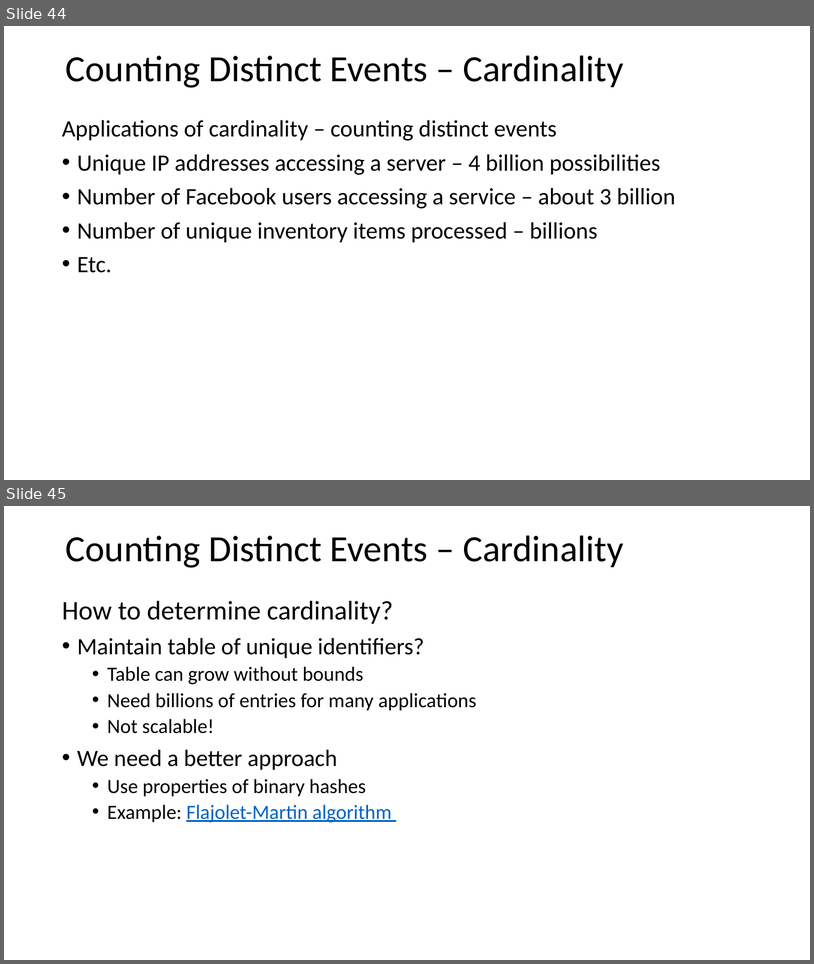
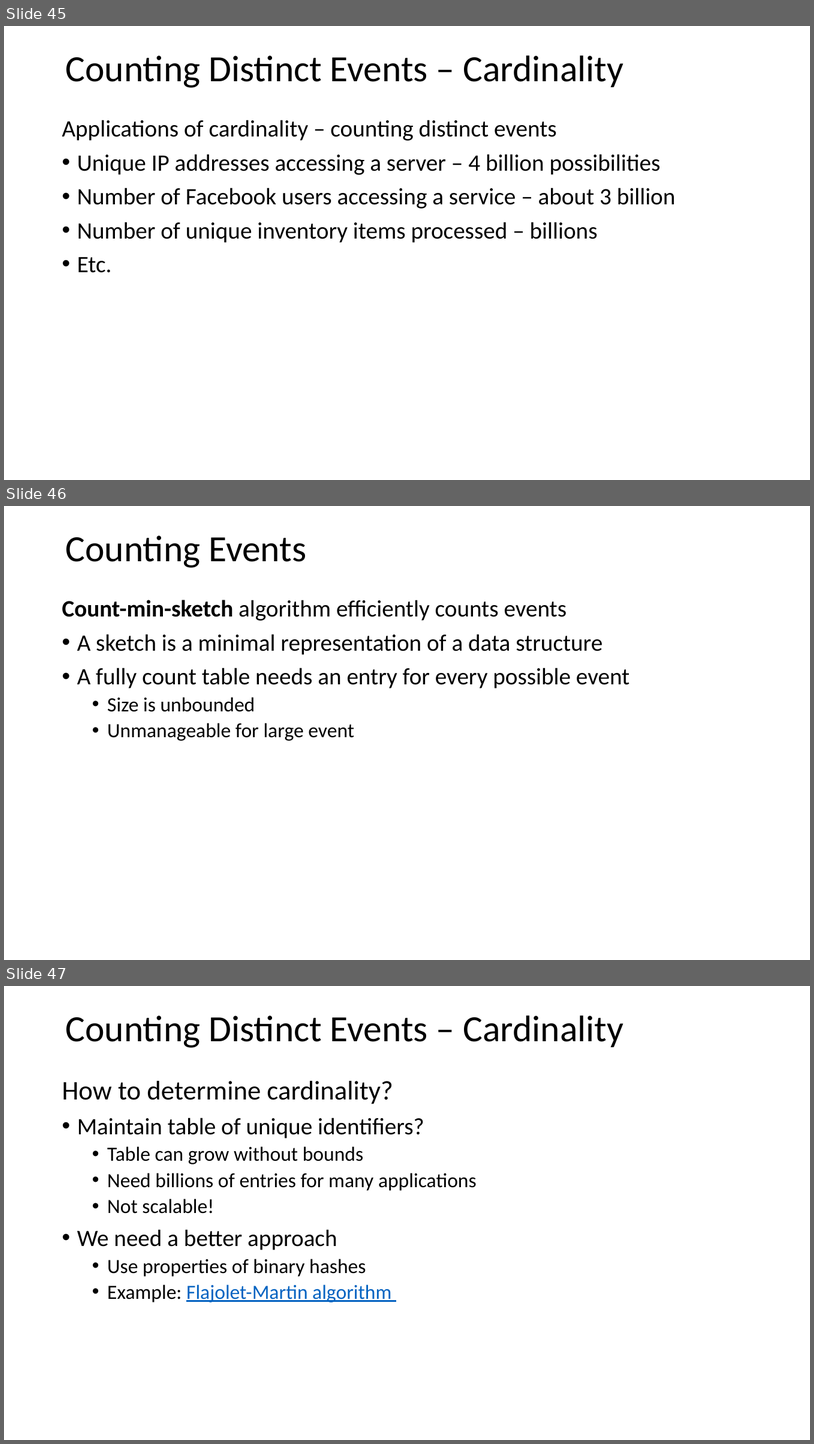
Before and after one commit to StephenElston/CSCI-E-108, a slide deck: slides/3_StreamingAnalytics.pptx. Shown one above the other, each under a label of ours: slides 44 and 45 before the commit, slides 45, 46 and 47 after it. The pictures are 814x964 and 814x1444 pixels, drawn with LibreOffice and Linux fonts; fonts in the diff are those of the drawing. Boxes give left, top, right and bottom in pixels: in the first picture for what was removed or moved away, otherwise in the second. Text is boxed around its words. In the diff, an @@ line names an element or a change of style, - is before the commit and + after.

Commit message:
Edited slides, started seciton on count min sketch

```diff
--- a/slides/3_StreamingAnalytics.pptx
+++ b/slides/3_StreamingAnalytics.pptx
@@ slide 46 added at (x1=4, y1=506, x2=810, y2=960), background #FFFFFF @@
@@ text added at (x1=65, y1=535, x2=306, y2=568), 44 pt, text #000000 @@
+Counting Events
@@ text added at (x1=62, y1=600, x2=630, y2=741), 28 pt, text #000000 @@
+Count-min-sketch algorithm efficiently counts events
+• A sketch is a minimal representation of a data structure
+• A fully count table needs an entry for every possible event
+  • Size is unbounded
+  • Unmanageable for large event
@@ what was slide 44 is now slide 45 @@
@@ what was slide 45 is now slide 47 @@
```
Also in this commit, not shown: 8 slides changed, 1 other slide added.
